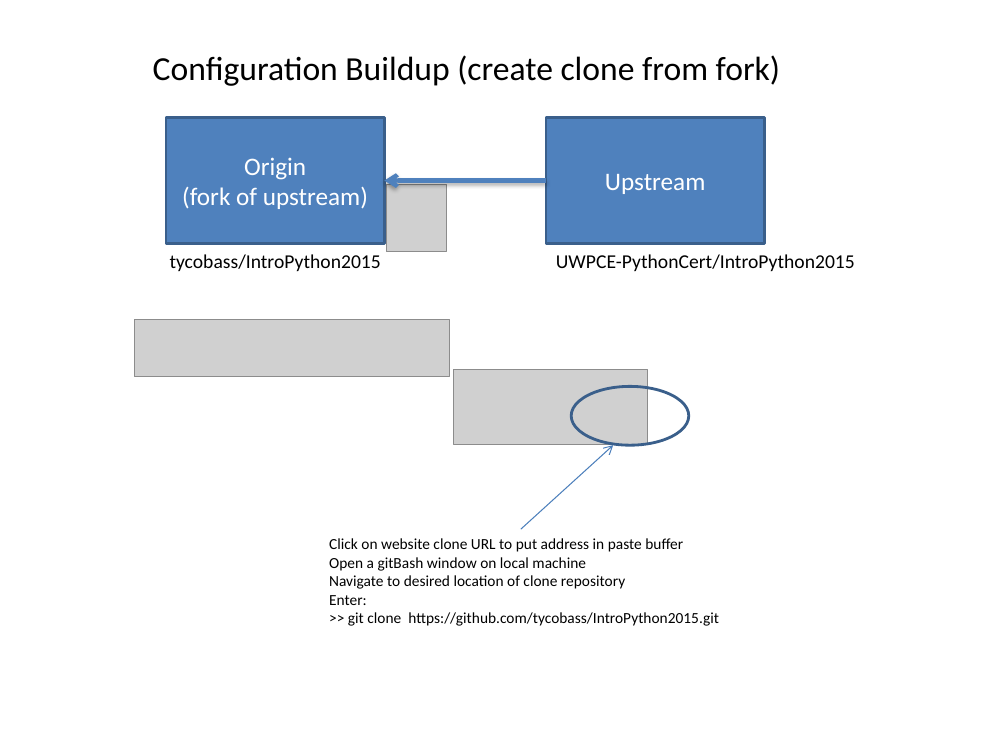
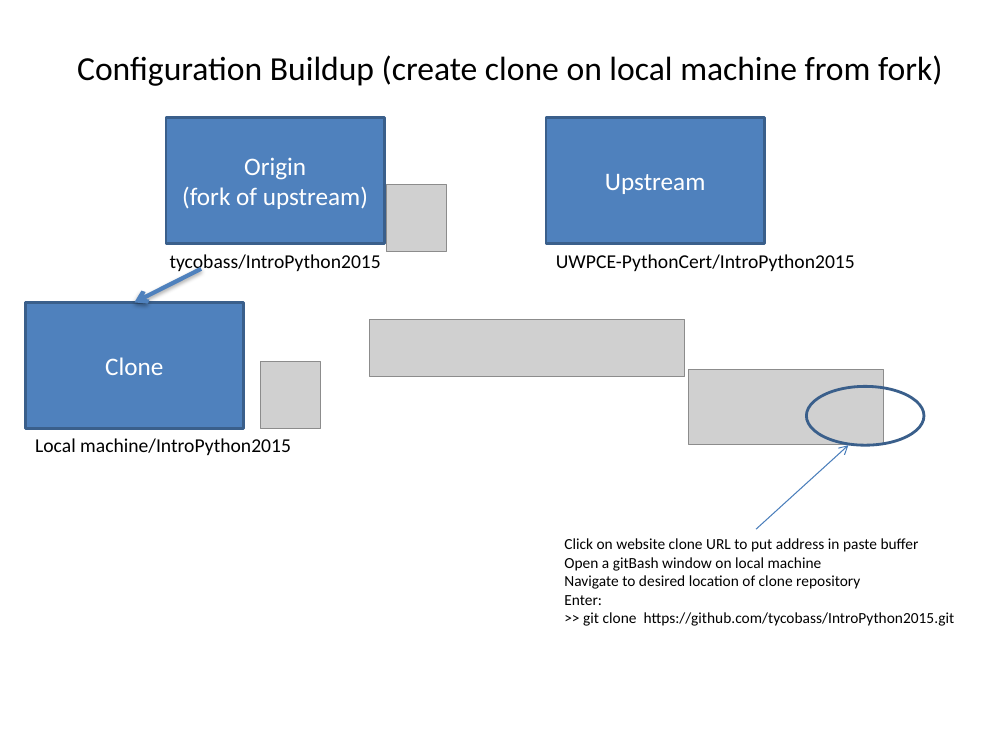
Before and after one commit to UWPCE-PythonCert/IntroToPython-2014, a slide deck: slide 2 of students/eric_v/debris/Using_git.pptx. Drawn at 1008x756 pixels with LibreOffice and Linux fonts; fonts in the diff are those of the drawing; grey boxes stand for pictures. Boxes give left, top, right and bottom in pixels: in the first picture for what was removed or moved away, otherwise in the second. Text is boxed around its words. In the diff, an @@ line names an element or a change of style, - is before the commit and + after.

```diff
--- a/students/eric_v/debris/Using_git.pptx
+++ b/students/eric_v/debris/Using_git.pptx
@@ text at [77, 55, 942, 86]: text changed @@
-Configuration Buildup (create clone from fork)
+Configuration Buildup (create clone on local machine from fork)
@@ arrow removed from (546, 180) to (384, 180) @@
@@ arrow added from (201, 269) to (134, 302), #4F81BD 3 pt @@
@@ rectangle added at [25, 302, 244, 428], fill #4F81BD, outline #3A5F8C 2 pt, 18 pt, text #FFFFFF @@
+Clone
@@ picture added at [260, 361, 321, 428] @@
@@ text added at [35, 438, 291, 455], 14 pt, text #000000 @@
+Local machine/IntroPython2015
@@ 2 pictures, 1 text, 1 ellipse, 1 arrow: place and size @@
-2 pictures, 1 text, 1 ellipse, 1 arrow at [134, 320, 719, 626]
+2 pictures, 1 text, 1 ellipse, 1 arrow at [370, 320, 955, 626]
```
Also in this commit, not shown: 6 other slides changed, 3 slides added.
